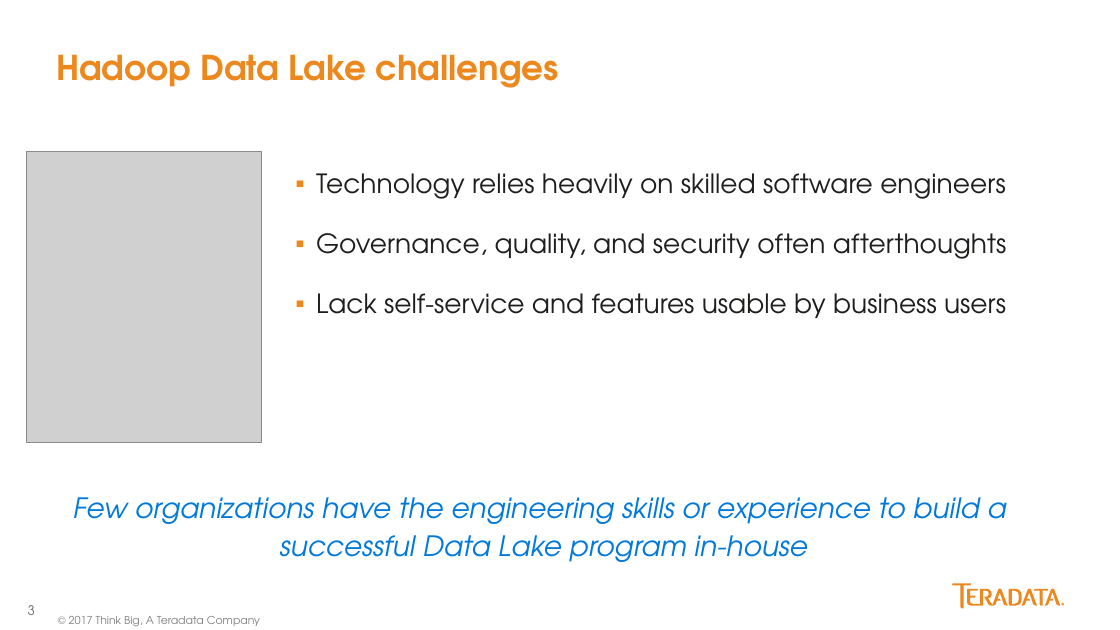
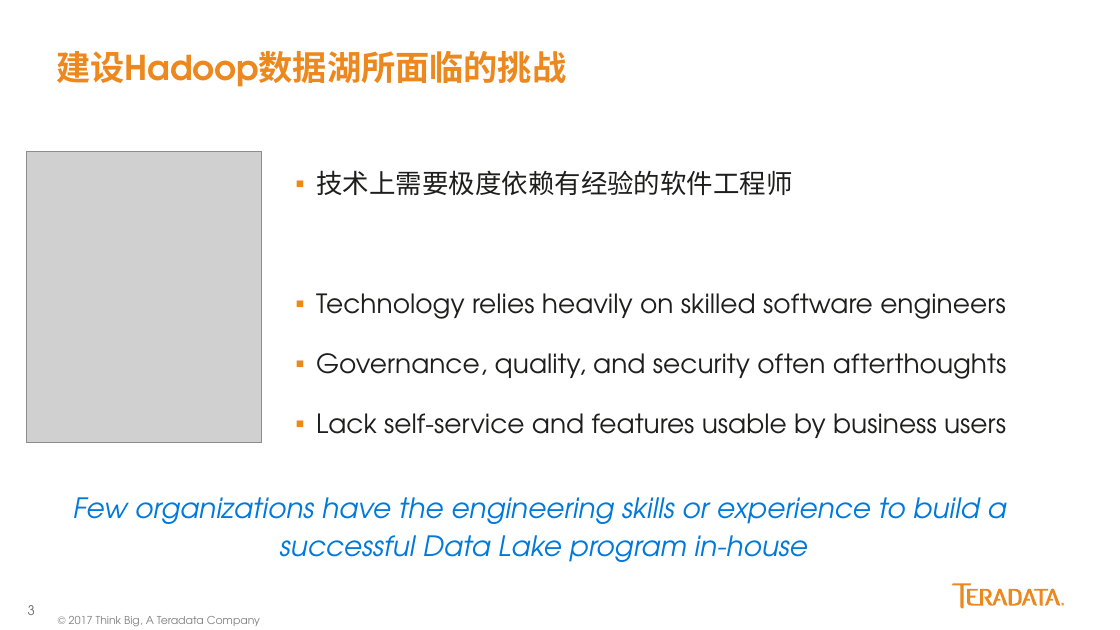
Before and after one commit to yaoran2000/MyTeradata, a slide deck: slide 3 of slides/Kylo配置与使用.pptx. Drawn at 1120x630 pixels with LibreOffice and Linux fonts; fonts in the diff are those of the drawing; grey boxes stand for pictures. Boxes give left, top, right and bottom in pixels: in the first picture for what was removed or moved away, otherwise in the second. Text is boxed around its words. In the diff, an @@ line names an element or a change of style, - is before the commit and + after.

```diff
--- a/slides/Kylo配置与使用.pptx
+++ b/slides/Kylo配置与使用.pptx
@@ title at [56, 51, 566, 87]: text changed @@
-Hadoop Data Lake challenges
+建设Hadoop数据湖所面临的挑战
@@ text at [316, 170, 793, 195]: paragraph added @@
+▪ 技术上需要极度依赖有经验的软件工程师
```
Also in this commit, not shown: 4 other slides changed, 1 slide added.
